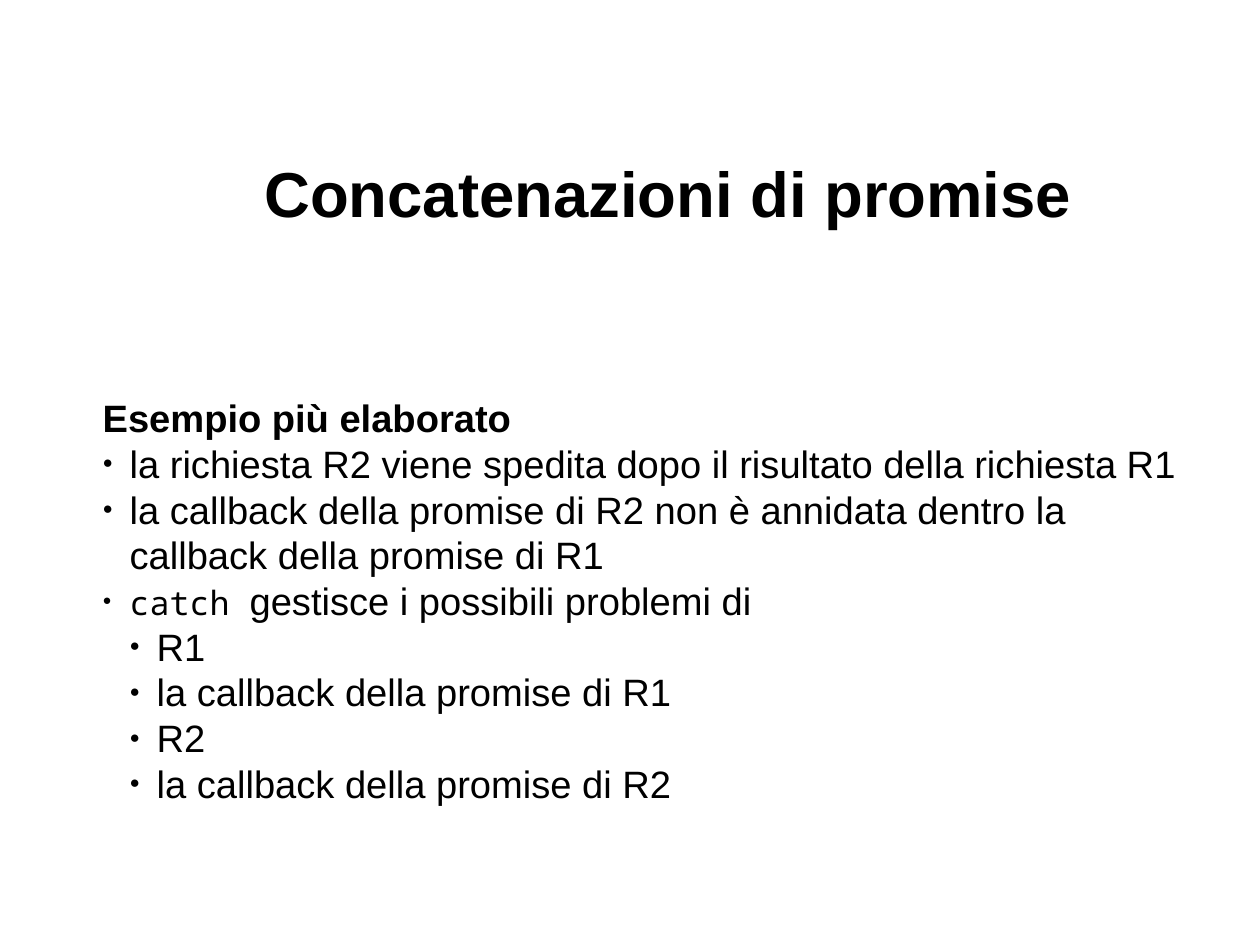
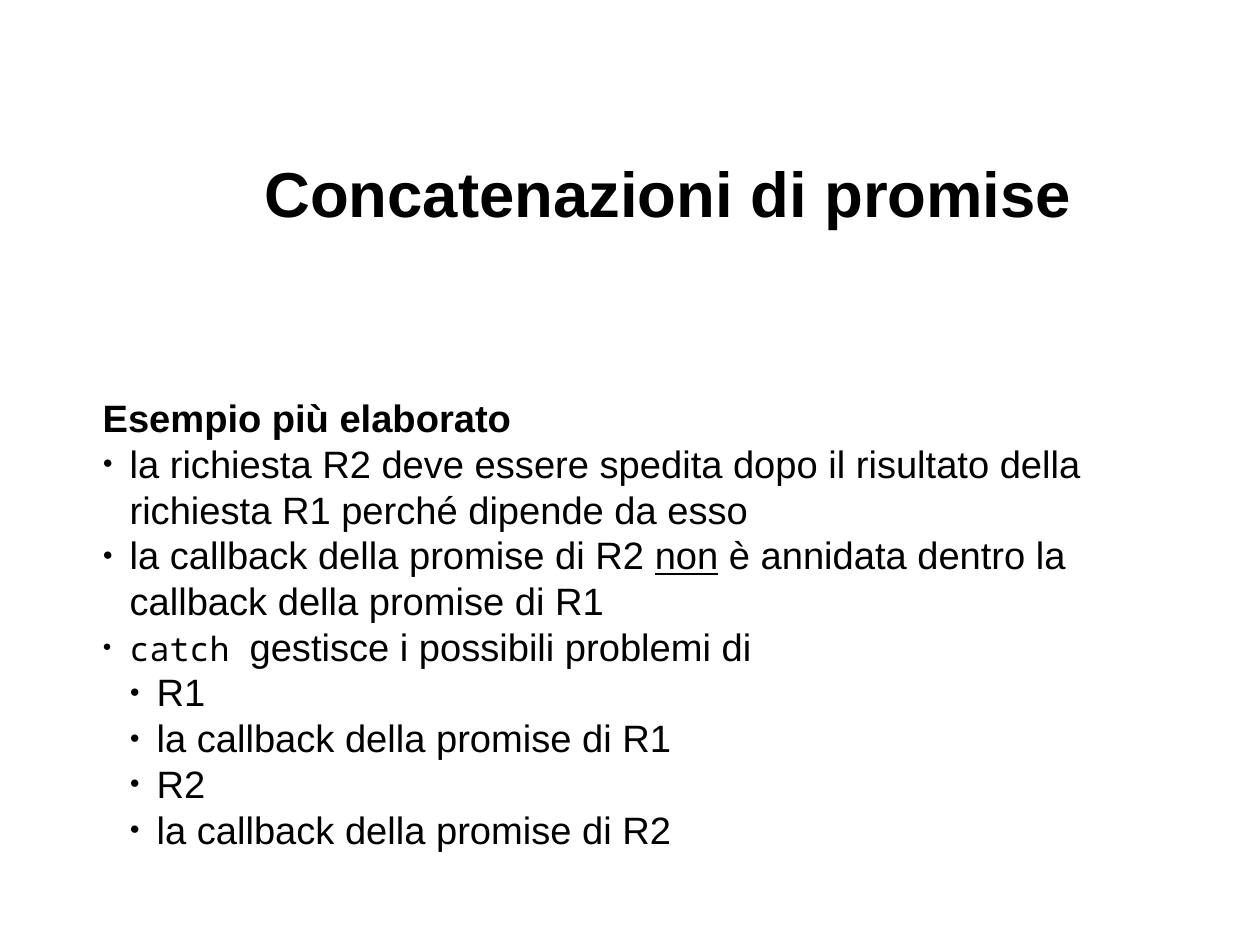
Before and after one commit to davideancona/minicorsiRAISE, a slide deck: slide 11 of iot/NodeJs2.odp. Drawn at 1260x945 pixels with LibreOffice and Linux fonts; fonts in the diff are those of the drawing. Boxes give left, top, right and bottom in pixels: in the first picture for what was removed or moved away, otherwise in the second. Text is boxed around its words. In the diff, an @@ line names an element or a change of style, - is before the commit and + after.

```diff
--- a/iot/NodeJs2.odp
+++ b/iot/NodeJs2.odp
@@ text at <box>130,450,1080,532</box>: text changed @@
-● la richiesta R2 viene spedita dopo il risultato della richiesta R1
+● la richiesta R2 deve essere spedita dopo il risultato della richiesta R1 perché dipende da esso
@@ text at <box>130,541,1066,623</box>: underline on in "non" @@
```
Also in this commit, not shown: 3 other slides changed.
